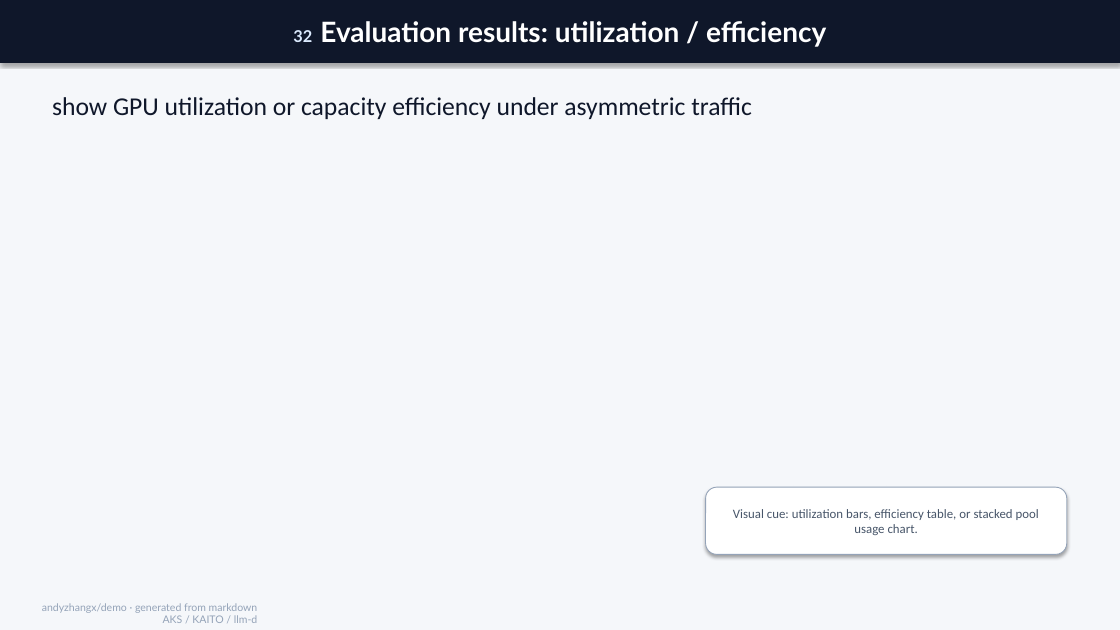
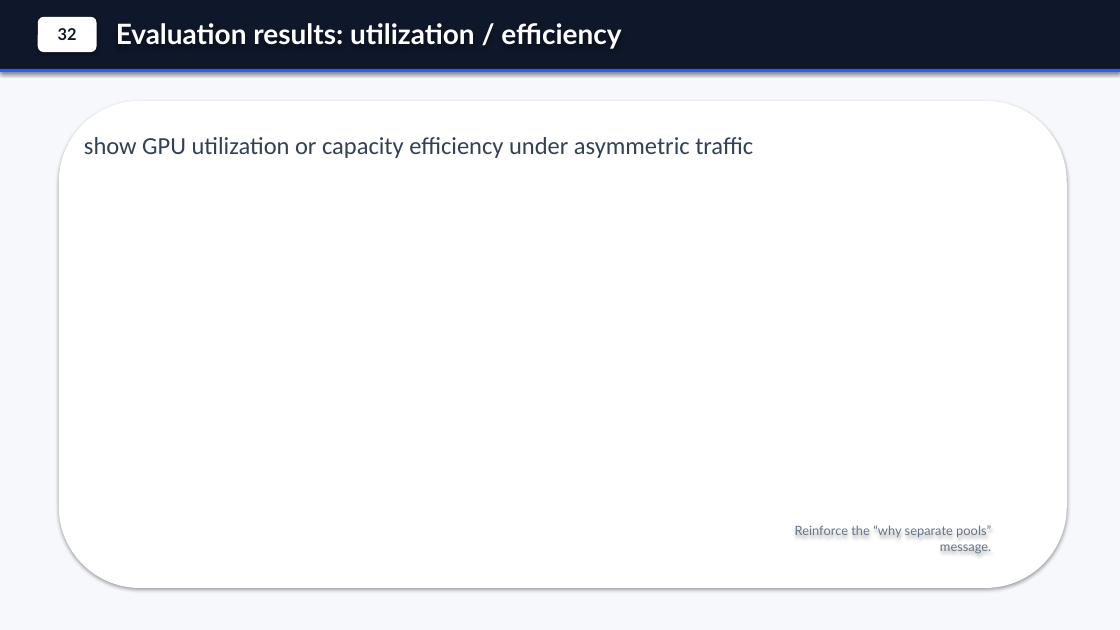
Before and after one commit to andyzhangx/demo, a slide deck: slide 33 of llm/kubecon-na-2026-pd-disaggregation.pptx. Drawn at 1120x630 pixels with LibreOffice and Linux fonts; fonts in the diff are those of the drawing. Boxes give left, top, right and bottom in pixels: in the first picture for what was removed or moved away, otherwise in the second. Text is boxed around its words. In the diff, an @@ line names an element or a change of style, - is before the commit and + after.

Commit message:
polish generated PD deck visuals

```diff
--- a/llm/kubecon-na-2026-pd-disaggregation.pptx
+++ b/llm/kubecon-na-2026-pd-disaggregation.pptx
@@ background #F5F7FA to #F6F8FC @@
@@ rectangle added at (x1=0, y1=0, x2=1120, y2=71), fill #0F172A @@
@@ rounded rectangle added at (x1=38, y1=17, x2=97, y2=52), fill #FFFFFF, 14 pt, text #0F172A, bold @@
+32
@@ text "Evaluation results: utilization / efficiency" moved from (x1=0, y1=0, x2=1120, y2=63) to (x1=116, y1=23, x2=621, y2=49) @@
@@ text "Evaluation results: utilization / efficiency" at (x1=116, y1=23, x2=621, y2=49): fill #0F172A to none; shadow off @@
@@ text at (x1=116, y1=23, x2=621, y2=49): text changed @@
-32 Evaluation results: utilization / efficiency
+Evaluation results: utilization / efficiency
@@ rectangle added at (x1=0, y1=69, x2=1120, y2=72), fill #2563EB @@
@@ rounded rectangle added at (x1=59, y1=101, x2=1067, y2=588), fill #FFFFFF @@
@@ text "show GPU utilization or capacity ..." moved from (x1=52, y1=97, x2=752, y2=119) to (x1=84, y1=137, x2=753, y2=158) @@
@@ text "show GPU utilization or capacity ..." at (x1=84, y1=137, x2=753, y2=158): size 22 to 21 pt, text colour #0F172A to #334155; more space between paragraphs @@
@@ rounded rectangle removed at (x1=706, y1=487, x2=1067, y2=555) @@
-Visual cue: utilization bars, efficiency table, or stacked pool usage chart.
@@ text added at (x1=795, y1=525, x2=991, y2=554), 11 pt, text #64748B @@
+Reinforce the “why separate pools” message.
@@ text removed at (x1=42, y1=603, x2=258, y2=623) @@
-andyzhangx/demo · generated from markdown
-AKS / KAITO / llm-d
```
Also in this commit, not shown: 34 other slides changed, 1 slide added, 1 slide removed, 1 other file.
